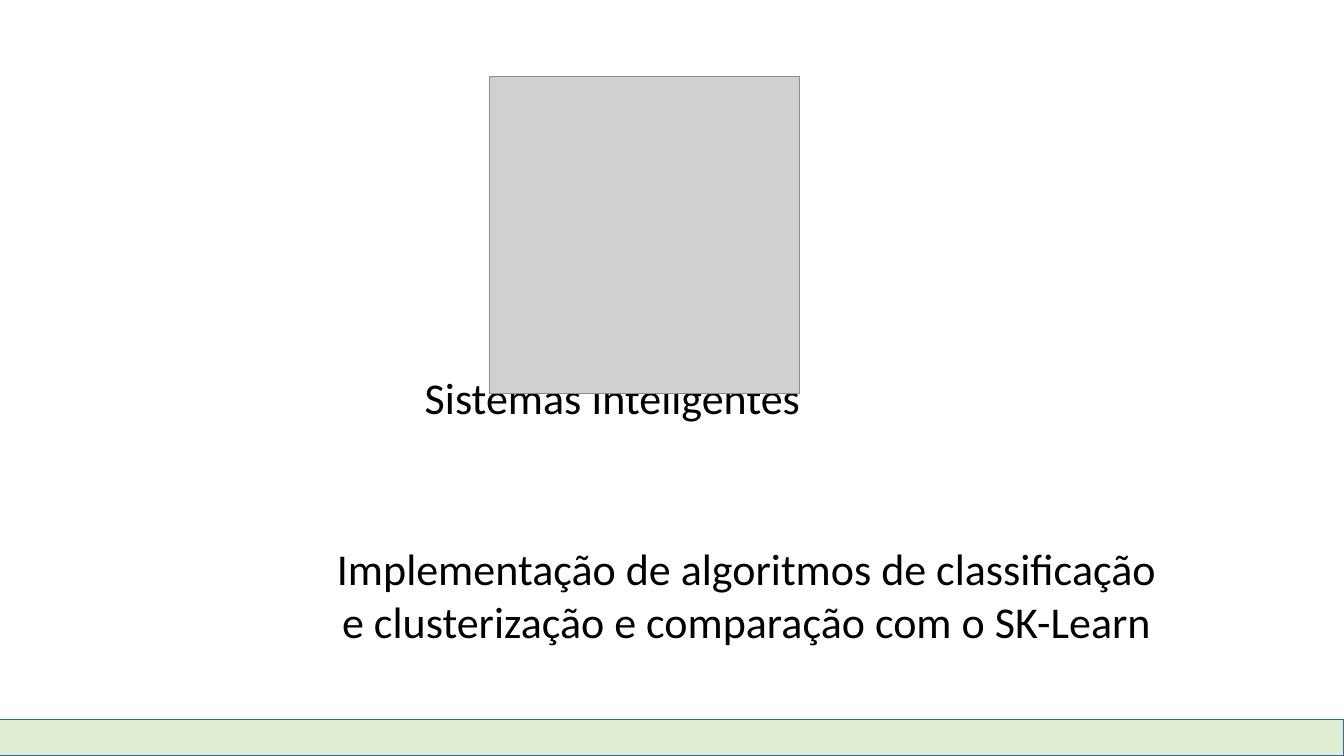
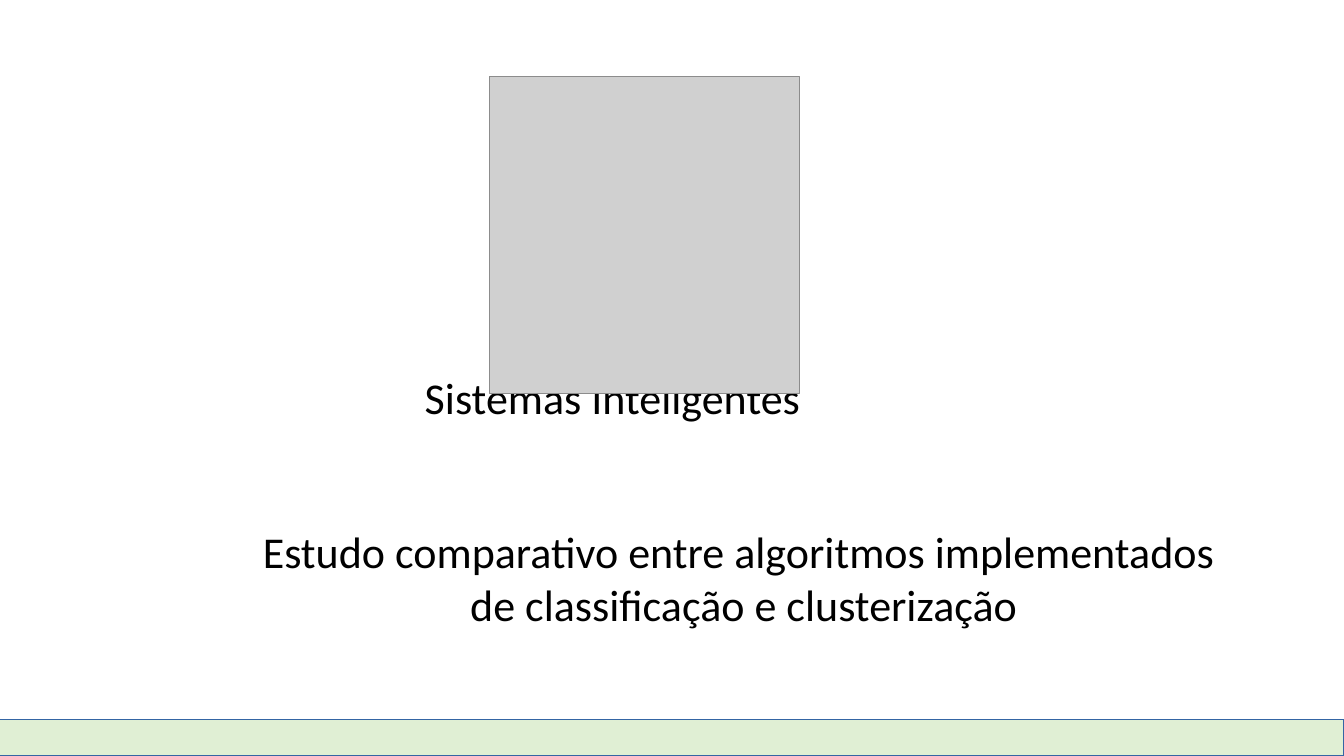
Before and after one commit to DimitriLeandro/ProjetoFinalSistemasInteligentesUFABC, a slide deck: slide 1 of Documentacao/Apresentação SI.odp. Drawn at 1344x756 pixels with LibreOffice and Linux fonts; fonts in the diff are those of the drawing; grey boxes stand for pictures. Boxes give left, top, right and bottom in pixels: in the first picture for what was removed or moved away, otherwise in the second. Text is boxed around its words. In the diff, an @@ line names an element or a change of style, - is before the commit and + after.

```diff
--- a/Documentacao/Apresentação SI.odp
+++ b/Documentacao/Apresentação SI.odp
@@ text at bbox=[263, 537, 1214, 629]: text changed @@
-Implementação de algoritmos de classificação
-e clusterização e comparação com o SK-Learn
+Estudo comparativo entre algoritmos implementados
+de classificação e clusterização
```
Also in this commit, not shown: 4 other slides changed, 8 slides added, 6 slides removed, 5 other files.
